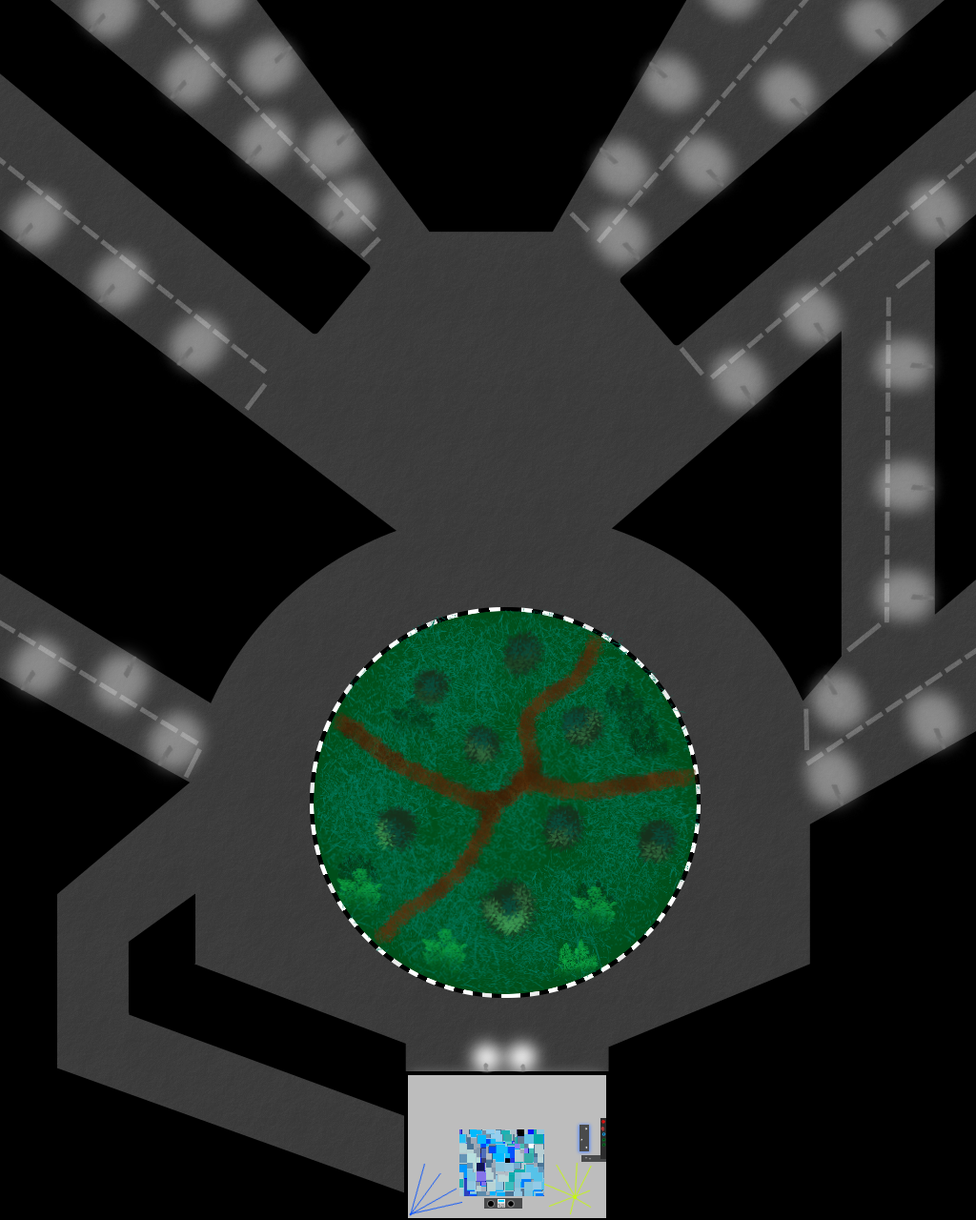
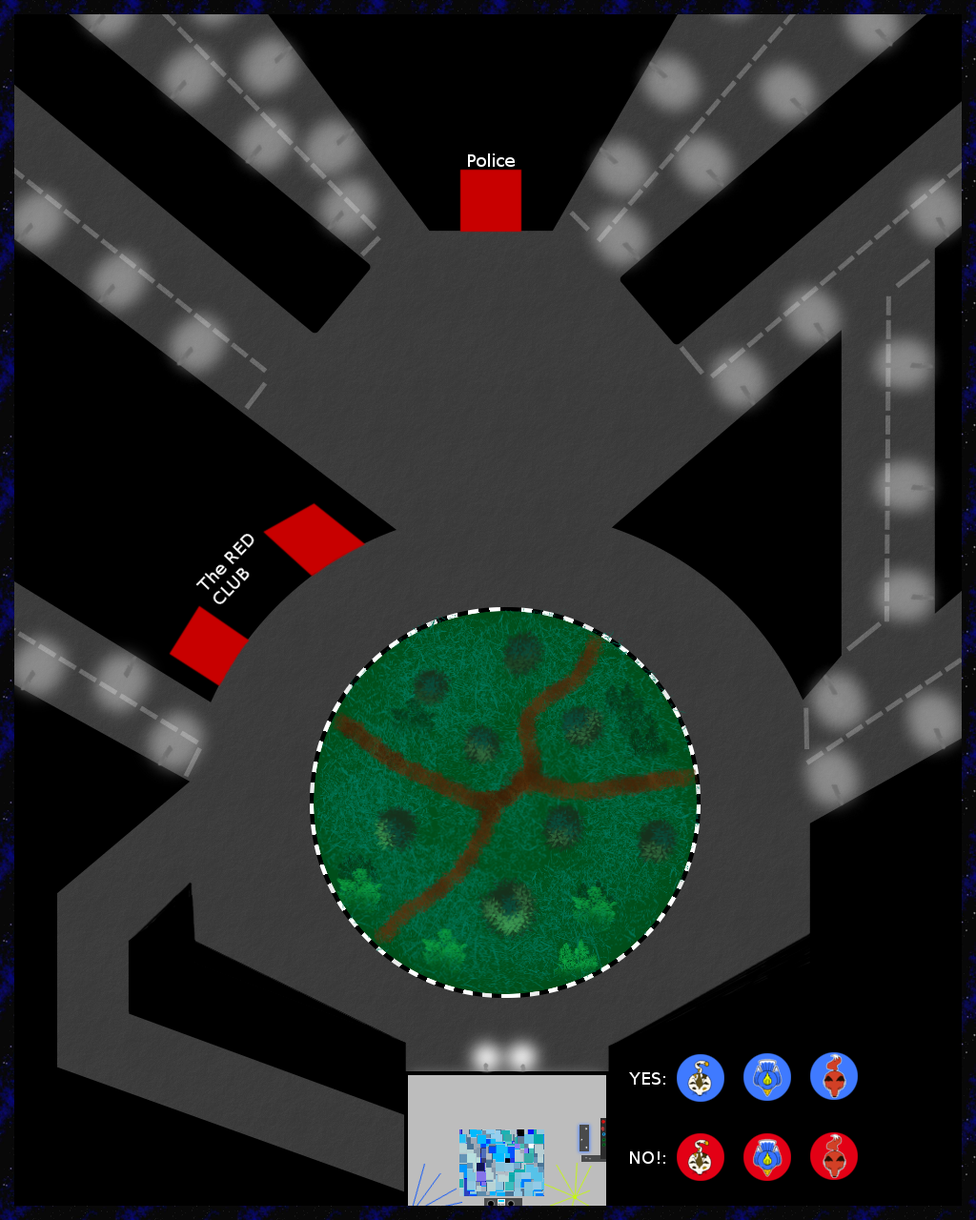
Layers edited between the first and the second w=976, h=1220 image:
added layer "dude3_good.png" above "dude2_good.png" over (676, 1054, 725, 1103)
added layer "dude2_good.png" above "dude3_bad.png" over (743, 1053, 792, 1102)
added layer "dude3_bad.png" above "dude2_bad.png" over (676, 1133, 725, 1182)
added layer "dude2_bad.png" above "dude1_bad.png" over (743, 1133, 792, 1182)
added layer "dude1_bad.png" above "NO!:" over (810, 1132, 859, 1181)
added layer "NO!:" above "dude1_good.png" over (630, 1151, 666, 1165)
added layer "dude1_good.png" above "YES:" over (810, 1052, 859, 1101)
added layer "YES:" above "The Border" over (629, 1072, 666, 1085)
added layer "The Border" above "Trees" over (0, 0, 976, 1220)
added layer "Police" above "The RED ..." over (468, 153, 515, 167)
added layer "The RED ..." above "RedBallTrasher" over (195, 533, 255, 605)
added layer "RedBallTrasher" above "StreetFX" over (167, 168, 524, 688)
painted on "StreetFX" over (191, 891, 197, 924)
painted on "Table1.png" over (0, 0, 976, 1220)
